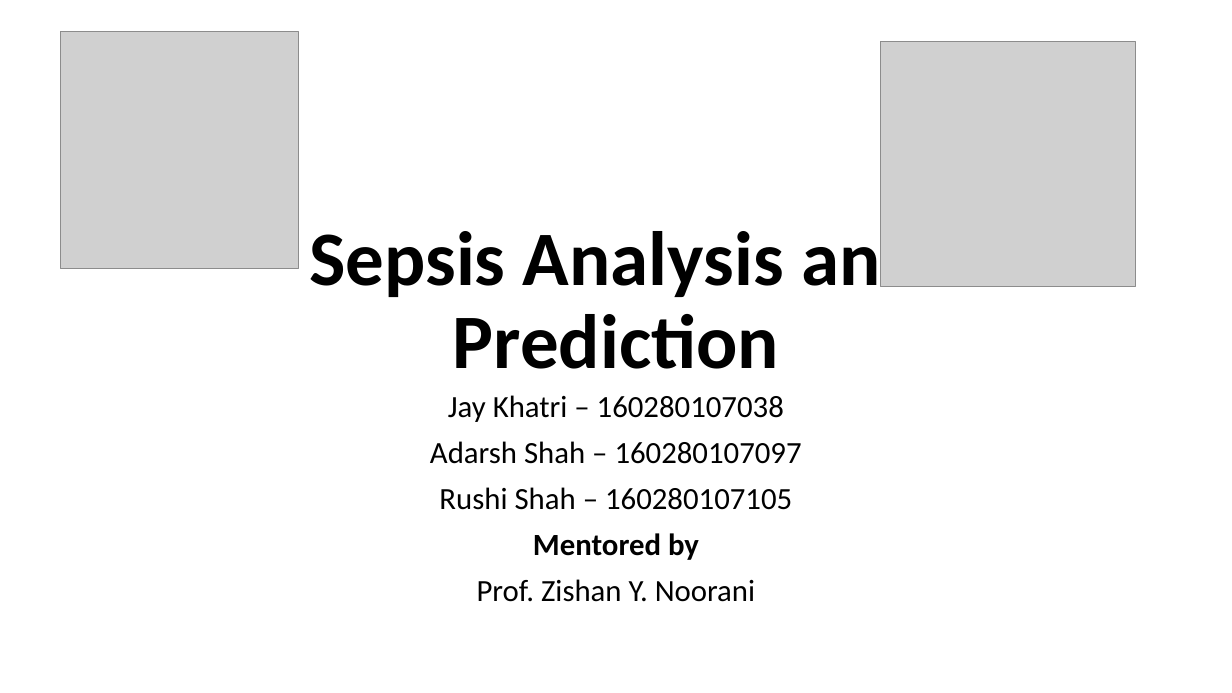
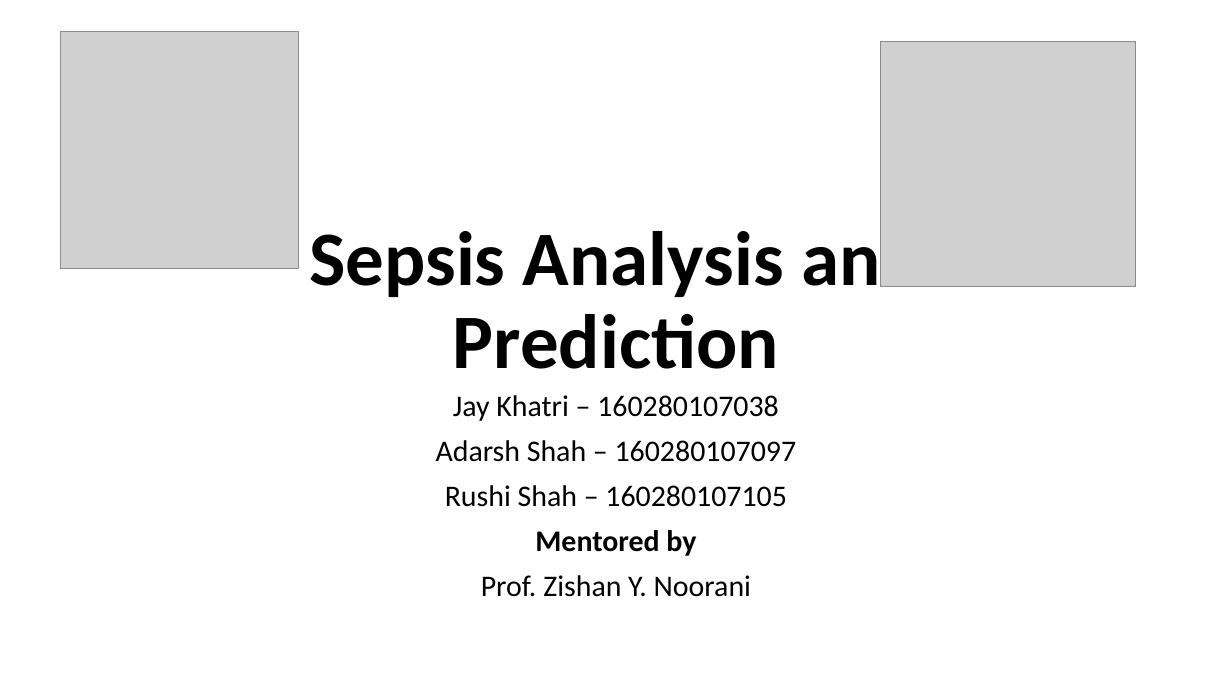
Before and after one commit to AdarshShah/final-year-project, a slide deck: slide 1 of ppt/Sepsis Analysis and Prediction.pptx. Drawn at 1232x693 pixels with LibreOffice and Linux fonts; fonts in the diff are those of the drawing; grey boxes stand for pictures. Boxes give left, top, right and bottom in pixels: in the first picture for what was removed or moved away, otherwise in the second. Text is boxed around its words. In the diff, an @@ line names an element or a change of style, - is before the commit and + after.

Commit message:
ppt done

```diff
--- a/ppt/Sepsis Analysis and Prediction.pptx
+++ b/ppt/Sepsis Analysis and Prediction.pptx
@@ text "Jay Khatri – 160280107038" at box(436, 395, 797, 597): size 24 to 23.3 pt @@
```
Also in this commit, not shown: 2 other slides changed, 1 slide added.
